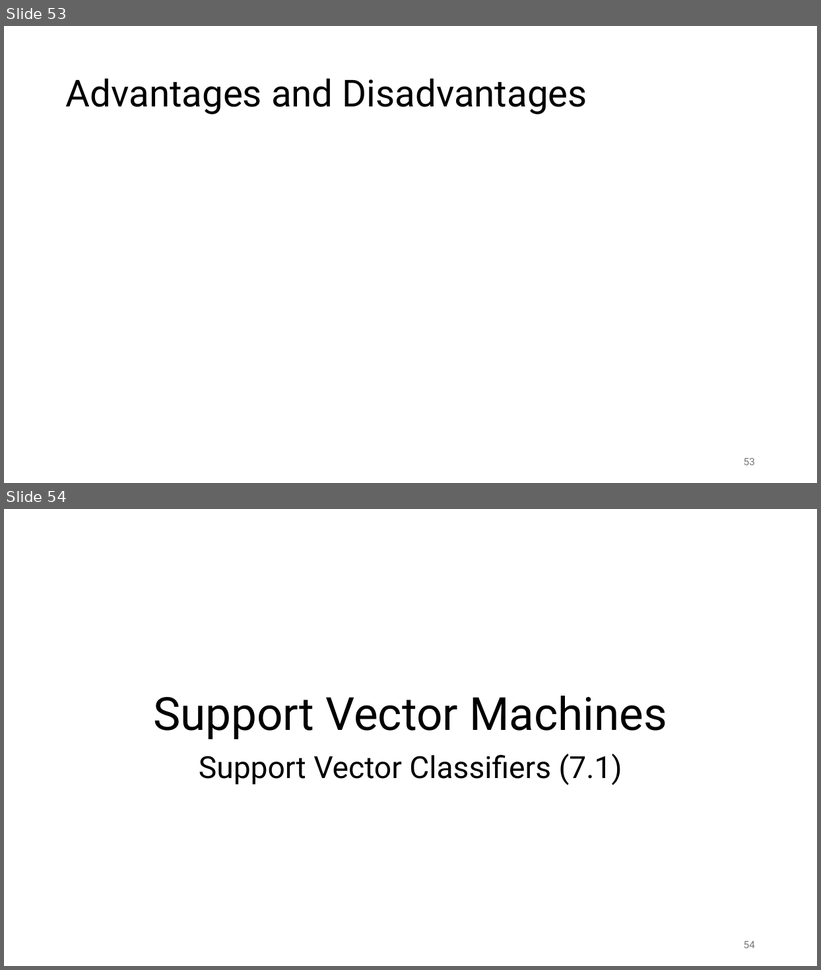
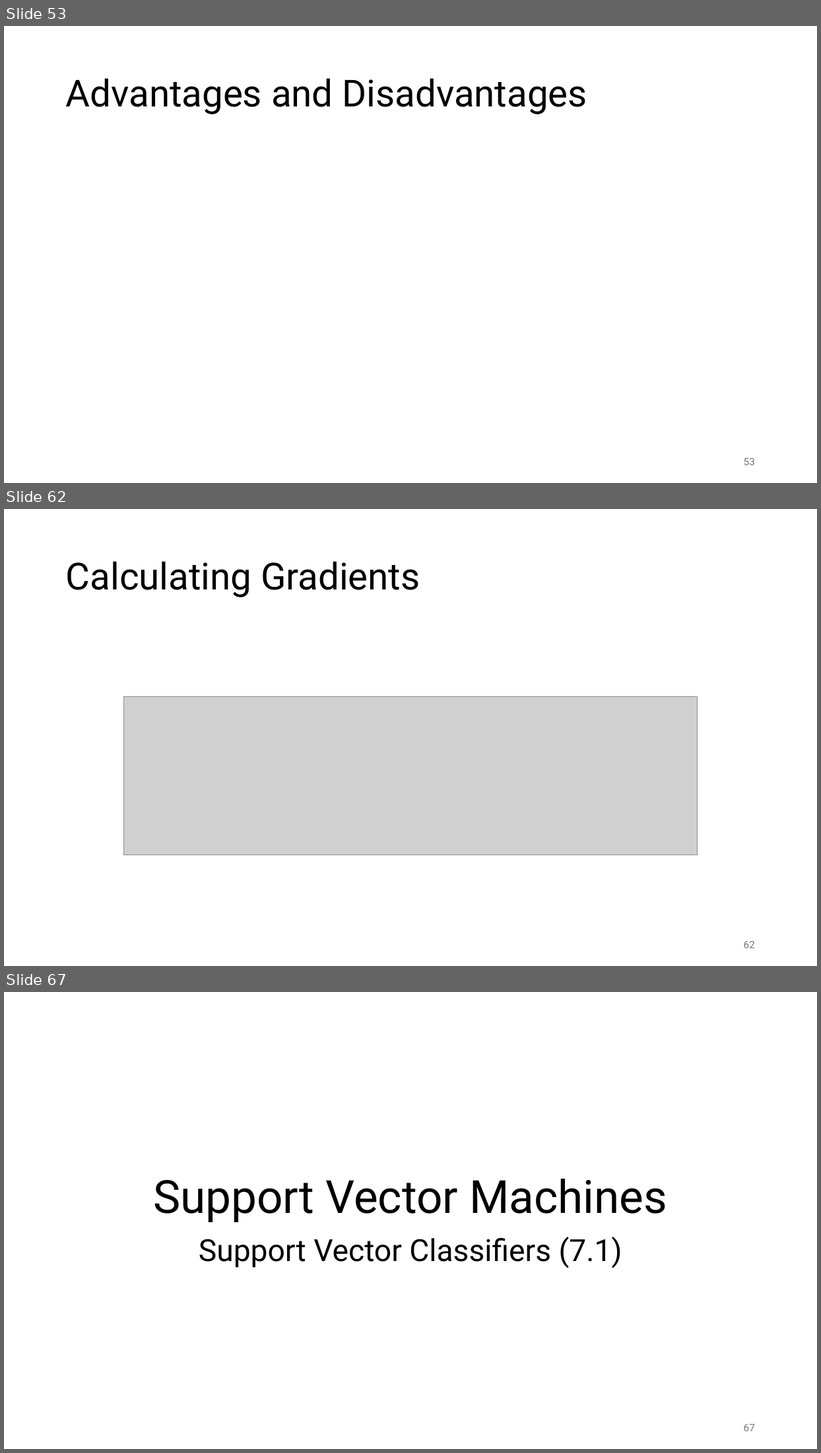
Before and after one commit to lwinmoe/lwinmoe.github.io, a slide deck: static/docs/chapter_378.pptx. Shown one above the other, each under a label of ours: slides 53 and 54 before the commit, slides 53, 62 and 67 after it; the slides between them are not shown. The pictures are 821x970 and 821x1453 pixels, drawn with LibreOffice and Linux fonts; fonts in the diff are those of the drawing; grey boxes stand for pictures. Boxes give left, top, right and bottom in pixels: in the first picture for what was removed or moved away, otherwise in the second. Text is boxed around its words. In the diff, an @@ line names an element or a change of style, - is before the commit and + after.

```diff
--- a/static/docs/chapter_378.pptx
+++ b/static/docs/chapter_378.pptx
@@ slide 62 added at (4, 509, 817, 966), background #FFFFFF @@
@@ title added at (66, 561, 420, 597), 44 pt, text #000000 @@
+Calculating Gradients
@@ picture added at (123, 697, 698, 855) @@
@@ page number added at (744, 941, 755, 949), 12 pt, text #797979 @@
+62
@@ what was slide 54 is now slide 67 @@
@@ page number at (744, 1424, 755, 1432): text changed @@
-54
+67
```
Also in this commit, not shown: 12 other slides added.
